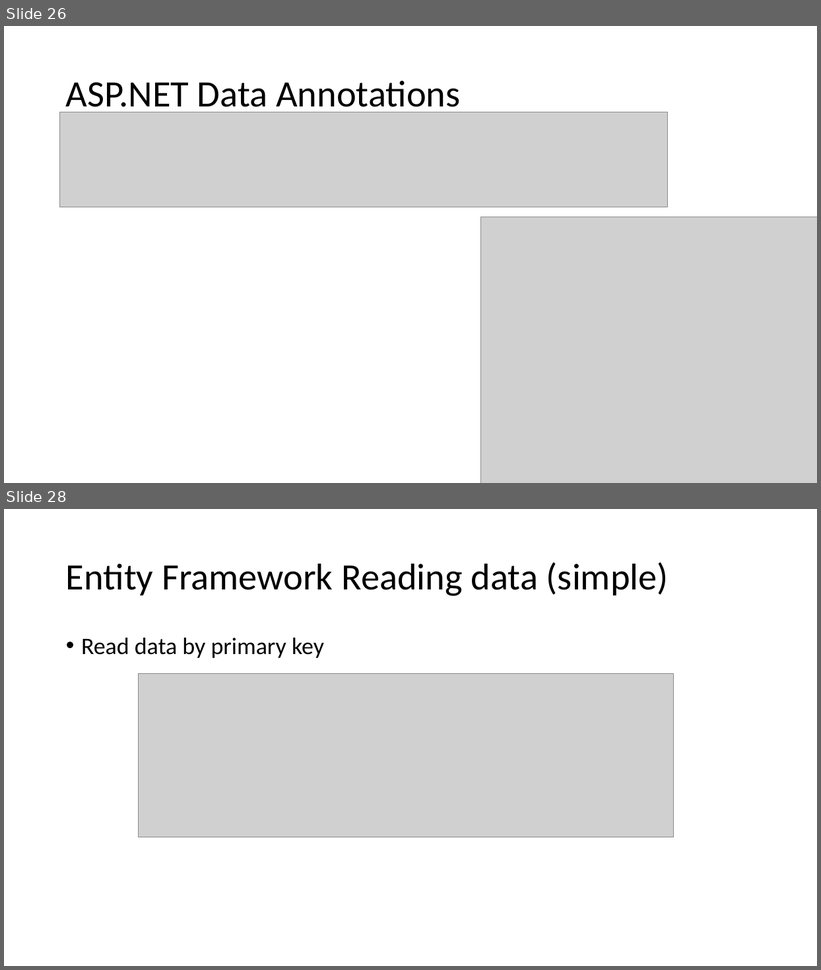
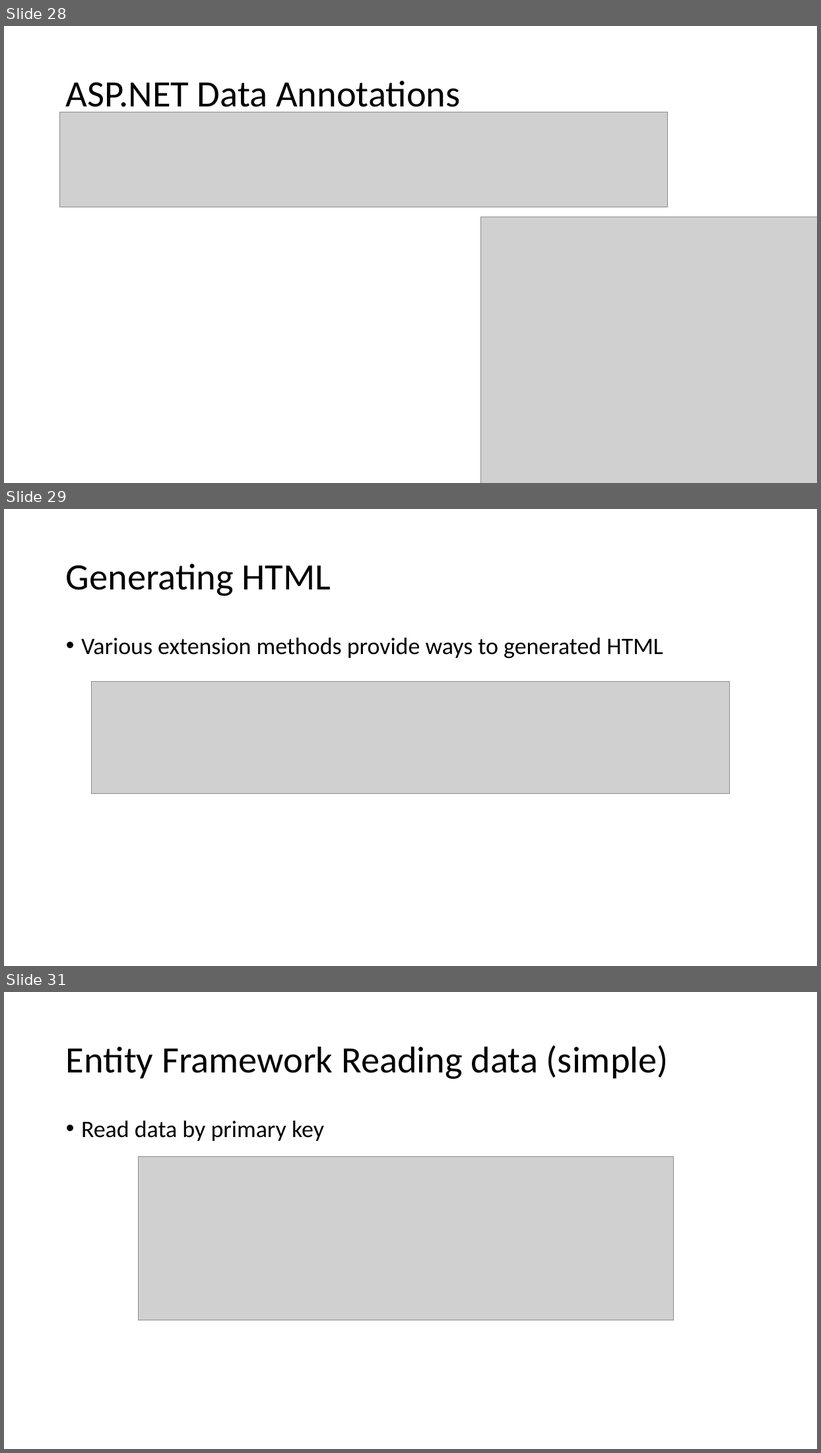
Before and after one commit to karenpayneoregon/VisualStudioEducation, a slide deck: PowerPoint/Working with Visual Studio.pptx. Shown one above the other, each under a label of ours: slides 26 and 28 before the commit, slides 28, 29 and 31 after it; the slides between them are not shown. The pictures are 821x970 and 821x1453 pixels, drawn with LibreOffice and Linux fonts; fonts in the diff are those of the drawing; grey boxes stand for pictures. Boxes give left, top, right and bottom in pixels: in the first picture for what was removed or moved away, otherwise in the second. Text is boxed around its words. In the diff, an @@ line names an element or a change of style, - is before the commit and + after.

```diff
--- a/PowerPoint/Working with Visual Studio.pptx
+++ b/PowerPoint/Working with Visual Studio.pptx
@@ slide 29 added at box(4, 509, 817, 966), background #FFFFFF @@
@@ title added at box(66, 564, 331, 596), 44 pt, text #000000 @@
+Generating HTML
@@ text added at box(81, 638, 663, 658), 28 pt, text #000000 @@
+• Various extension methods provide ways to generated HTML
@@ picture added at box(92, 682, 730, 794) @@
@@ what was slide 26 is now slide 28 @@
@@ what was slide 28 is now slide 31 @@
```
Also in this commit, not shown: 2 slides changed, 2 other slides added, 12 other files.
